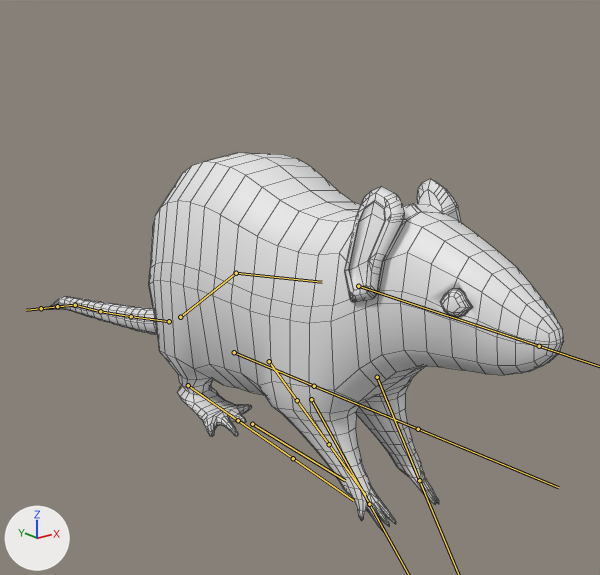
A saved change to the FBX model Assets/Model/Rat.fbx.
Both versions are drawn from a camera (50 mm lens) standing at (-2.16, -2.18, 1.95) and looking at (0.37, 0.99, 0.68). Lighting does not change. The marker at lower left points along +X, +Y and +Z. The bones that bend it are drawn over the model as lines. Mesh edges are drawn as thin lines.

The first picture shows 'Rat'.
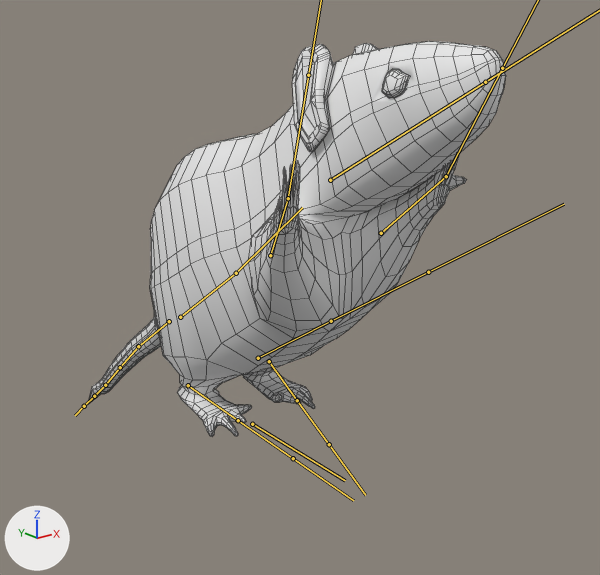
The newer file adds an action. The first version stands in its rest pose; the second is drawn at frame 31 of the action 'Armature|Fall'.

Pixel boxes [x1, y1, x2, y2] of what changed, in the pictures (600 x 575 px):
```json
{"object": "Rat", "change": "posed", "before": [47, 153, 564, 531], "after": [88, 41, 506, 437], "on screen": "19% narrower"}
{"bone": "Bone.003", "before": "(169, 321) to (131, 316)", "after": "(169, 321) to (138, 346)"}
{"bone": "Bone.004", "before": "(131, 316) to (100, 311)", "after": "(138, 346) to (120, 367)"}
{"bone": "Bone.005", "before": "(100, 311) to (75, 305)", "after": "(120, 367) to (105, 385)"}
{"bone": "Bone.006", "before": "(75, 305) to (57, 306)", "after": "(105, 385) to (94, 396)"}
{"bone": "Bone.001", "before": "(236, 273) to (322, 282)", "after": "(236, 273) to (302, 207)"}
{"bone": "Bone.007", "before": "(377, 377) to (419, 480)", "after": "(381, 233) to (446, 176)"}
{"bone": "Bone.009", "before": "(311, 399) to (369, 504)", "after": "(270, 255) to (288, 198)"}
```

Scene script edits in JSON lines:
```json
{"block": "bone_bone_003", "where": "bone_bone_003 = bpy.data.objects['Armature'].pose.bones['Bone.003']  # child of 'Bone.012'"}
{"op": "set", "path": "bone_bone_003.rotation_quaternion", "old": "(1.0, 0.0, 0.0, 0.0)", "new": "(0.98, -0.197, 0.0, 0.0)", "note": "degrees (0, 0, 0) -> degrees (-23, 0, 0)"}
{"block": "bone_bone_004", "where": "bone_bone_004 = bpy.data.objects['Armature'].pose.bones['Bone.004']  # child of 'Bone.003'"}
{"op": "set", "path": "bone_bone_004.rotation_quaternion", "old": "(1.0, 0.0, 0.0, 0.0)", "new": "(0.998, -0.029, -0.028, -0.043)", "note": "degrees (0, 0, 0) -> degrees (-3, -3, -5)"}
{"block": "bone_bone_005", "where": "bone_bone_005 = bpy.data.objects['Armature'].pose.bones['Bone.005']  # child of 'Bone.004'"}
{"op": "set", "path": "bone_bone_005.rotation_quaternion", "old": "(1.0, 0.0, 0.0, 0.0)", "new": "(1.0, -0.03, -0.003, 0.002)", "note": "degrees (0, 0, 0) -> degrees (-3, 0, 0)"}
{"block": "bone_bone_006", "where": "bone_bone_006 = bpy.data.objects['Armature'].pose.bones['Bone.006']  # child of 'Bone.005'"}
{"op": "set", "path": "bone_bone_006.rotation_quaternion", "old": "(1.0, 0.0, 0.0, 0.0)", "new": "(0.995, 0.1, 0.009, -0.004)", "note": "degrees (0, 0, 0) -> degrees (11, 1, 0)"}
{"block": "bone_bone_001", "where": "bone_bone_001 = bpy.data.objects['Armature'].pose.bones['Bone.001']  # child of 'Bone'"}
{"op": "set", "path": "bone_bone_001.rotation_quaternion", "old": "(1.0, 0.0, 0.0, 0.0)", "new": "(0.969, -0.249, 0.0, 0.0)", "note": "degrees (0, 0, 0) -> degrees (-29, 0, 0)"}
{"block": "bone_bone_007", "where": "bone_bone_007 = bpy.data.objects['Armature'].pose.bones['Bone.007']  # child of 'Bone.012'"}
{"op": "set", "path": "bone_bone_007.location", "old": "(0.0, 0.0, 0.0)", "new": "(0.59, -0.65, -0.06)"}
{"op": "set", "path": "bone_bone_007.rotation_quaternion", "old": "(1.0, 0.0, 0.0, 0.0)", "new": "(0.733, 0.0, 0.059, -0.678)", "note": "degrees (0, 0, 0) -> degrees (-5, 5, -86)"}
{"block": "bone_bone_007_end", "where": "bone_bone_007_end = bpy.data.objects['Armature'].pose.bones['Bone.007_end']  # child of 'Bone.007'"}
{"op": "set", "path": "bone_bone_007_end.rotation_quaternion", "old": "(1.0, 0.0, 0.0, 0.0)", "new": "(0.986, 0.0, 0.015, -0.169)", "note": "degrees (0, 0, 0) -> degrees (0, 2, -19)"}
{"block": "bone_bone_009", "where": "bone_bone_009 = bpy.data.objects['Armature'].pose.bones['Bone.009']  # child of 'Bone.012'"}
{"op": "set", "path": "bone_bone_009.location", "old": "(0.0, 0.0, 0.0)", "new": "(0.59, -0.67, -0.21)"}
{"op": "set", "path": "bone_bone_009.rotation_quaternion", "old": "(1.0, 0.0, 0.0, 0.0)", "new": "(0.701, -0.291, -0.031, -0.651)", "note": "degrees (0, 0, 0) -> degrees (-24, -25, -80)"}
{"block": "bone_bone_009_end", "where": "bone_bone_009_end = bpy.data.objects['Armature'].pose.bones['Bone.009_end']  # child of 'Bone.009'"}
{"op": "set", "path": "bone_bone_009_end.rotation_quaternion", "old": "(1.0, 0.0, 0.0, 0.0)", "new": "(0.986, 0.0, -0.015, -0.169)", "note": "degrees (0, 0, 0) -> degrees (0, -2, -19)"}
```
